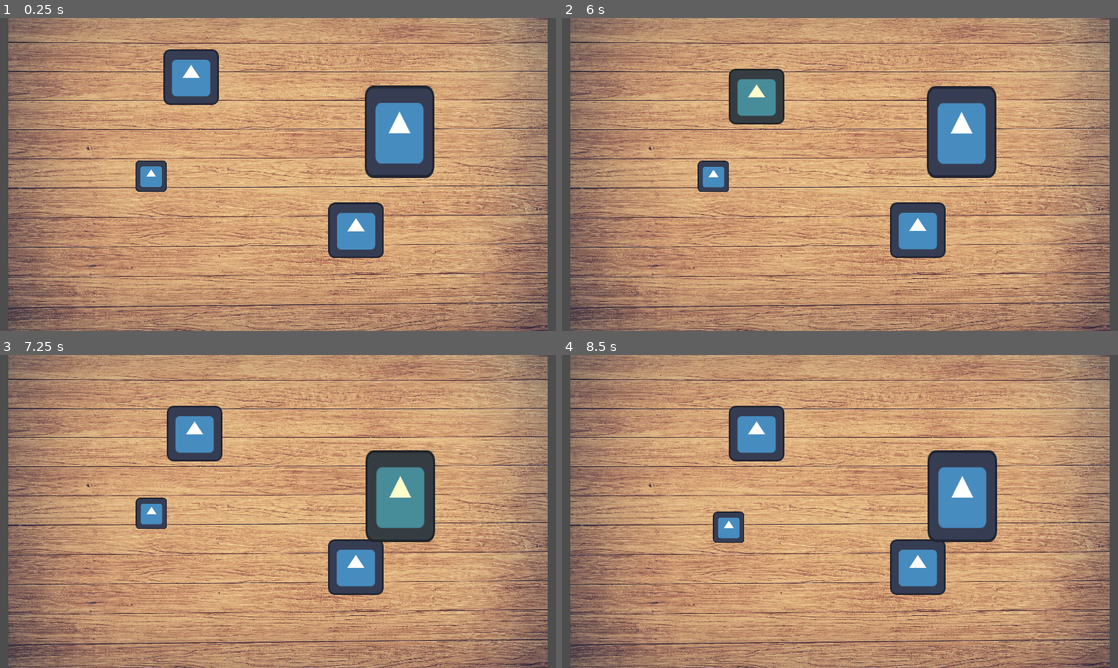
Above: before the commit, frames 1-4 (two rows, left to right).
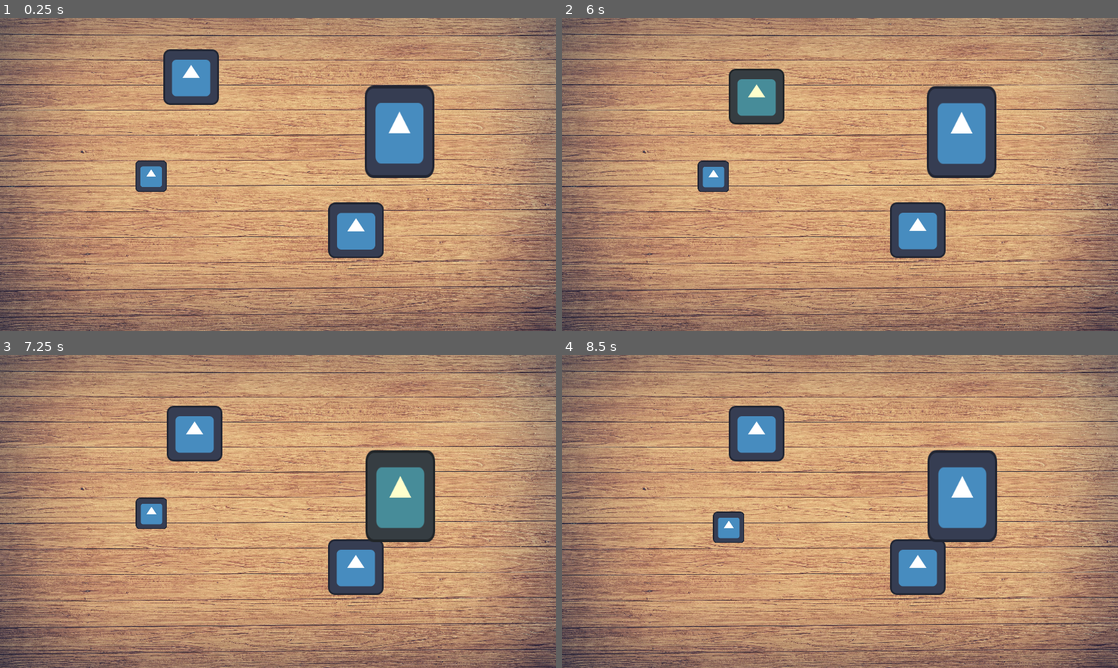
Above: after the commit, the same moments.

Repository: ryanabx/tabletop-engine
Game: Godot game, scene res://src/scenes/screens/tabletop.tscn
Two runs of this game, one before a commit and one after it. Both use one fixed random seed, a clock stepped at 60 frames per second and the inputs below. The project has no main scene, so this scene is started directly. The engine's default icon, where the game draws it, is replaced by a stand-in: a white triangle on a blue panel in a dark square.
Inputs (mouse positions are in pixels of both pictures, inside the frame that each line leads up to):
- Up to frame 1 (0.25 s): no input
- Up to frame 2 (6 s): tap Enter at 0.5, 2, 3.5 s; move the mouse to (917, 230) at 0.52 s; click (917, 230) at 0.67 s; tap Space at 1.25, 2.75, 4.25 s; move the mouse to (712, 177) at 1.27 s; click (712, 177) at 1.42 s; move the mouse to (751, 77) at 2.02 s; click (751, 77) at 2.17 s; move the mouse to (962, 130) at 2.77 s; click (962, 130) at 2.92 s; move the mouse to (1006, 221) at 3.52 s; click (1006, 221) at 3.67 s; move the mouse to (673, 127) at 4.27 s; click (673, 127) at 4.42 s; move the mouse to (867, 174) at 5.02 s; click (867, 174) at 5.17 s; move the mouse to (756, 96) at 5.77 s; click (756, 96) at 5.92 s
- Up to frame 3 (7.25 s): move the mouse to (400, 495) at 6.52 s; click (400, 495) at 6.67 s
- Up to frame 4 (8.5 s): move the mouse to (728, 527) at 7.27 s; click (728, 527) at 7.42 s; move the mouse to (895, 442) at 8.02 s; click (895, 442) at 8.17 s

The runs differ from the first frame. In frame 1, 40% of the frame differs, in the area x 0-100%, y 0-100%; in frame 2, 40%; in frame 3, 40%; in frame 4, 40%.

Commit message:
Resize window to 1280x720

Diff:
--- a/project.godot
+++ b/project.godot
@@ -22,6 +22,7 @@
 
 window/size/viewport_width=1280
 window/size/viewport_height=720
+window/size/resizable=false
 window/stretch/mode="canvas_items"
 
 [rendering]
--- a/src/scenes/screens/tabletop.tscn
+++ b/src/scenes/screens/tabletop.tscn
@@ -28,6 +28,7 @@
 
 [node name="BoardBG" type="Sprite2D" parent="GameBoard"]
 z_index = -500
-scale = Vector2(0.291556, 0.291556)
+position = Vector2(8.10623e-05, 1.71661e-05)
+scale = Vector2(0.300752, 0.254237)
 texture = ExtResource("1_488j0")
 metadata/_edit_lock_ = true
